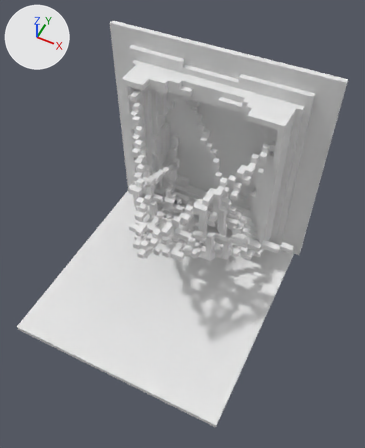
The OBJ model Assets/_Project/ArtAssets/CAMOFLAGE.obj as it was, and as the next commit left it.
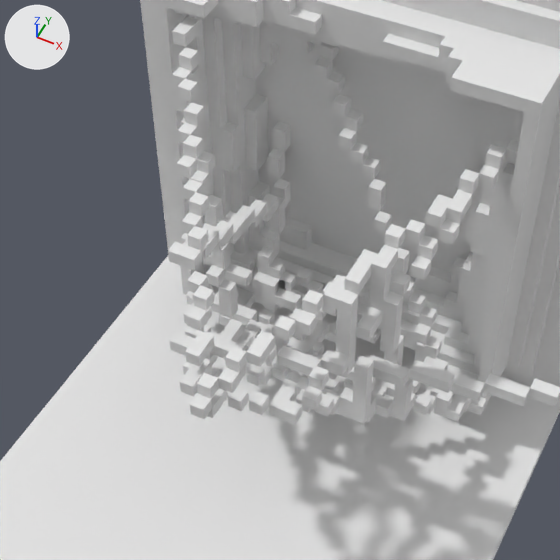
There are two pictures of each version: one whole from a 50 mm lens placed at (2.74, -4.85, 8.08), pointed at (0.28, 0.06, 1.94), one close up on the part from 16% to 80% of the width and 18% to 71% of the height. Every picture has the same lights, and +X, +Y and +Z are marked at upper left. Where no turn or scale is listed for an object, it has been applied to the vertices. Vertices at the same position are counted once.

The older version as bpy lines, for what is in view:
```python
me_untitled = bpy.data.meshes.new('Untitled')
me_untitled.from_pydata(...)  # 2065 vertices, 4202 faces; spans x -2.0..2.0, y -2.0..2.0, z 0.0..4.0
me_untitled.materials.append(mat_palette)  # white #e7e7e7
ob_untitled = bpy.data.objects.new('Untitled', me_untitled)
ob_untitled.location = (0.0, 0.0, 0.0)
```
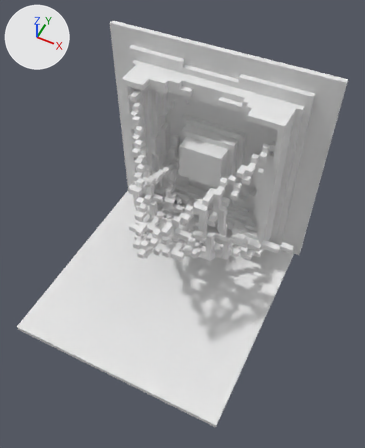
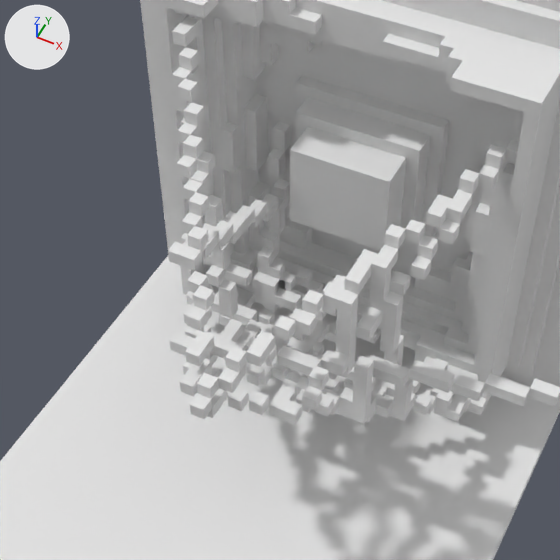
Edits to the bpy script that builds the scene:
```text
Change me_untitled:
    used by ob_untitled; location = (0.0, 0.0, 0.0)
    remove me_untitled.from_pydata(...)  # 2065 vertices, 4202 faces; spans x -2.0..2.0, y -2.0..2.0, z 0.0..4.0
    add me_untitled.from_pydata(...)  # 1969 vertices, 4016 faces; spans x -2.0..2.0, y -2.0..2.0, z 0.0..4.0
    me_untitled part 1
    124 vertices are removed from x -0.4..1.0, y 1.0..1.9, z 0.9..3.0
    282 faces are deleted
    23 vertices are added at x -0.6..0.9, y 1.3..1.9, z 0.9..2.6
    5 new vertices lie (0.0, 0.1, 0.0) away from vertices in x -0.6..0.9, y 1.7..1.8, z 0.9..2.6
    96 new faces join them
```

Location of each change, [x1, y1, x2, y2] in pixels of the close-ups (560 x 560 px):
part 1 of me_untitled, cut back
    before: [279, 43, 488, 358]
    after: [279, 43, 488, 322]
